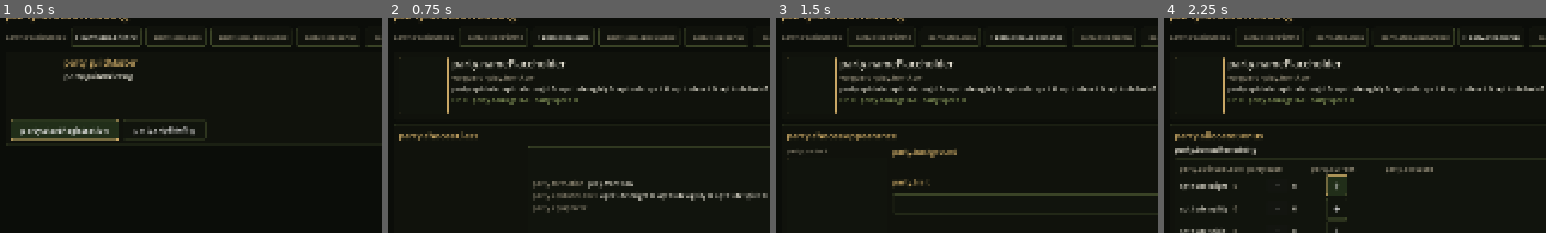
Above: before the commit, frames 1-4 (left to right).
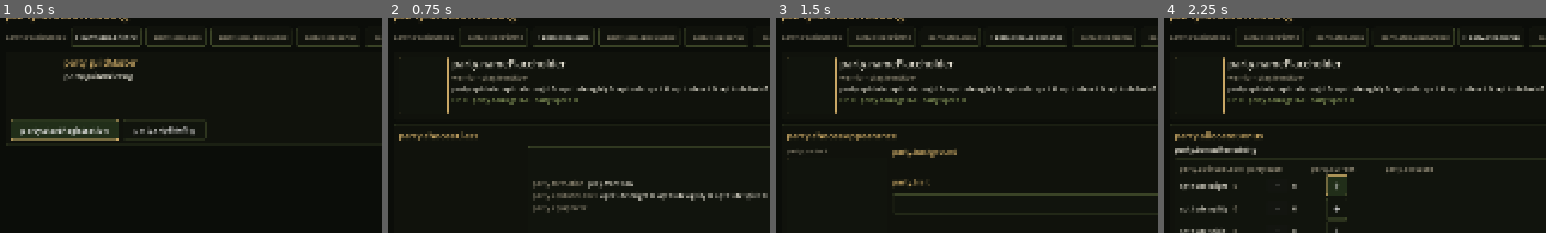
Above: after the commit, the same moments.

Repository: kino-6/black-stela
Game: Godot game, scene res://scenes/guild.tscn
Same seed, same stepped clock (60 frames per second), same inputs: the game is played once before the commit and once after it. This scene is started directly instead of the project's main scene.
Inputs:
- Up to frame 1 (0.5 s): no input
- Up to frame 2 (0.75 s): click "party.startRegistration" at 0.5 s
- Up to frame 3 (1.5 s): click "party.next" at 1.25 s
- Up to frame 4 (2.25 s): click "party.next" at 2 s
The pictures show only the part of the screen within x 0-50%, y 4-54%; the shares and areas given below are measured in that part.

Frame 1 is identical in both runs. In frame 2, 0.3% of the frame differs, in the area x 17-38%, y 26-30%; in frame 3, 0.3%; in frame 4, 0.3%.

Commit message:
feat(classes): §8.3 — the consolidation lands, green on both runtimes
Twelve labels are eight classes: 戦士 / 盾騎士 / 剣客 / 盗賊 / 癒し手 / 祈祷師 / 灰術師 / 秘術師 (§4). Each
keeps the numbers of the line it grew from, so the roster changed without the game being re-balanced.

- Old ids are RESOLVED, never rewritten in stored data (`src/domain/classIds.ts`, a leaf so nothing
  cycles). Saves, world content and traces still name 先鋒 and 斥候 and keep working; a character stored
  as a 斥候 is read with the Thief's contract and their record is left exactly as written.
- THE THREE LAYERS (§6): `startingDiscipline` is permanent. A vocation change used to overwrite the class
  outright, so an adventurer's origin was simply lost.
- RECLASS NO LONGER CONFISCATES GEAR — it stripped everything the new class could not wear, the exact
  punishment §2.8 forbids. What may be equipped FRESH is still checked at the shop and the party menu.
- Equipment permission resolves both sides, or every authored `allowedClasses` list would have refused
  every adventurer alive. Same for import policies and vocation prerequisites.

Ported in the same slice, because the golden traces compare byte-for-byte and TS must not tell a
different story than the runtime for even one commit: `character_creation.gd` (id resolution, permanent
discipline, gear kept), `economy.gd` (resolved permission), and the portrait fallbacks, which collapsed
every class onto three masters by name.

INTERIM, flagged as such: each world's advanced vocations required mastering a PAIR of old classes, and
several pairs collapse to one class under the mapping. They are re-paired with an adjacent discipline so
the graph is legal and the gates run — the user is redesigning advanced vocations, so this is scaffolding,
not a design. The proposal considered (re-pair vs. single-discipline + level floor) is recorded in the
handoff rather than baked in.

Also authored deliberately rather than renamed: the five starter templates are legal 3+3 formations again
(the merge moved two back-row classes onto the front-line Thief), and the suggestion helper offers whom
the guild master would reach for — never a coverage score shown to the player (§2.6).

515 unit green, tsc clean, exports re-run. Godot: parity 33/33, flow, character-creation 6/6, save,
assets, town / guild / front controller gates all PASS. UX parity unchanged at 26/27.

NOT DONE: §8.4 content and balance (item alternatives, technique families, the varied-party simulation)
and the rest of §8.5. The adventurer art masters still ship under the twelve old names — re-cutting them
is Codex's art task, and the portrait fallback that collapses eight classes onto three faces stays until
then.

Co-Authored-By: Claude Opus 4.8 <noreply@anthropic.com>

Diff:
--- a/godot/scripts/combat.gd
+++ b/godot/scripts/combat.gd
@@ -811,11 +811,12 @@
 	return "?"
 
 func _portrait_class(member: Dictionary) -> String:
-	var cls: String = member.get("classId", "vanguard")
-	# The slice ships three base portraits; map anything else to the nearest archetype.
-	if cls in ["vanguard", "mender", "arcanist"]:
-		return cls
-	if cls in ["occultist", "sage", "cleric"]:
+	var cls: String = member.get("classId", "warrior")
+	# The slice ships three master portraits; map the eight classes onto the nearest archetype until
+	# per-class art is cut (class-system.md §8.5). Legacy ids resolve too, so an older save still has a face.
+	if cls in ["priest", "mender"]:
+		return "mender"
+	if cls in ["mage", "occultist", "chanter", "arcanist", "wayfinder", "sage", "cleric"]:
 		return "arcanist"
 	return "vanguard"
 
--- a/godot/scripts/dungeon.gd
+++ b/godot/scripts/dungeon.gd
@@ -542,13 +542,13 @@
 	return bar
 
 func _portrait_class(member: Dictionary) -> String:
-	var cls: String = member.get("classId", "vanguard")
-	if cls in ["vanguard", "mender", "arcanist"]:
-		return cls
-	if cls in ["occultist", "sage", "cleric", "chanter", "wayfinder"]:
+	var cls: String = member.get("classId", "warrior")
+	# The slice ships three master portraits; map the eight classes onto the nearest archetype until
+	# per-class art is cut (class-system.md §8.5). Legacy ids resolve too, so an older save still has a face.
+	if cls in ["priest", "mender"]:
+		return "mender"
+	if cls in ["mage", "occultist", "chanter", "arcanist", "wayfinder", "sage", "cleric"]:
 		return "arcanist"
-	if cls in ["seeker", "scout", "cutpurse", "duelist"]:
-		return "mender"
 	return "vanguard"
 
 func _rebuild_dock() -> void:
--- a/godot/scripts/guild.gd
+++ b/godot/scripts/guild.gd
@@ -599,7 +599,7 @@
 func _build_character() -> Dictionary:
 	var character: Dictionary = CharacterCreation.create({
 		"name": _display_name(),
-		"classId": String(_draft.get("classId", "vanguard")),
+		"classId": String(_draft.get("classId", "warrior")),
 		"backgroundId": String(_draft.get("backgroundId", "watch")),
 		"traitIds": [String(_draft.get("traitId", "steady"))],
 		"bonusAptitude": _draft.get("bonusAptitude", {}),
--- a/godot/scripts/guild_draft.gd
+++ b/godot/scripts/guild_draft.gd
@@ -29,7 +29,7 @@
 		"name": "",
 		"title": "",
 		"notes": "",
-		"classId": "vanguard",
+		"classId": "warrior",
 		"backgroundId": "watch",
 		"traitId": "steady",
 		"bonusPool": roll_bonus_pool(seed),
--- a/godot/scripts/rules/character_creation.gd
+++ b/godot/scripts/rules/character_creation.gd
@@ -10,10 +10,22 @@
 
 const APTITUDE_KEYS := ["might", "agility", "spirit", "wit", "luck"]
 
+## Port of classIds.resolveClassId — the mapping rides in the exported data so there is ONE table.
+static func resolve_class_id(id: Variant, data: Dictionary) -> String:
+	var wanted := String(id) if typeof(id) == TYPE_STRING else ""
+	for cls in data.get("classes", []):
+		if String(cls.get("id", "")) == wanted:
+			return wanted
+	var mapping: Dictionary = data.get("legacyClassMapping", {})
+	return String(mapping.get(wanted, "warrior"))
+
 static func create(input: Dictionary, data: Dictionary) -> Dictionary:
-	var class_def := _find(data.get("classes", []), input.get("classId", "vanguard"))
+	# A stored id may be a LEGACY one (the twelve → eight consolidation). Resolve it exactly as the oracle
+	# does — an unresolved id used to fall through to an empty class and mint a character made of zeros.
+	var class_id := resolve_class_id(input.get("classId", "warrior"), data)
+	var class_def := _find(data.get("classes", []), class_id)
 	if class_def.is_empty():
-		class_def = _find(data.get("classes", []), "vanguard")
+		class_def = _find(data.get("classes", []), "warrior")
 	var background := _find(data.get("backgrounds", []), input.get("backgroundId", "watch"))
 	if background.is_empty():
 		background = _find(data.get("backgrounds", []), "watch")
@@ -30,7 +42,7 @@
 
 	var aptitude := _build_aptitude(class_def, input.get("aptitudeFocus", "balanced"), background, traits, input.get("bonusAptitude", {}), data.get("defaultAptitude", {}))
 	var stats := _derive_stats(class_def, aptitude)
-	var mp := _base_max_mp(input.get("classId", "vanguard"), aptitude, data.get("mpModeByClass", {}))
+	var mp := _base_max_mp(class_id, aptitude, data.get("mpModeByClass", {}))
 
 	# equipment is an ORDERED array of {slot, id} (class-insertion order) so startingEquipment matches TS.
 	var loadout: Array = class_def.get("equipment", [])
@@ -48,9 +60,10 @@
 	return {
 		"id": input.get("id", ""),
 		"name": String(input.get("name", "")).strip_edges(),
-		"classId": class_def.get("id", "vanguard"),
+		"classId": class_def.get("id", "warrior"),
 		"roleTags": class_def.get("roleTags", []),
 		"rowPreference": class_def.get("rowPreference", "front"),
+		"startingDiscipline": class_def.get("id", "warrior"),
 		"backgroundId": background.get("id", "watch"),
 		"aptitude": aptitude,
 		"traitIds": trait_ids,
@@ -168,14 +181,10 @@
 
 	var releveled: Dictionary = Leveling.apply_level_ups(base)["character"]
 
-	var equipment := {}
-	for slot in (releveled.get("equipment", {}) as Dictionary):
-		var equipped: Variant = releveled["equipment"][slot]
-		if typeof(equipped) != TYPE_DICTIONARY:
-			continue
-		var equip: Variant = Economy.find_equipment(world, equipped.get("id", ""))
-		if typeof(equip) == TYPE_DICTIONARY and Economy.is_equipment_usable_by(equip, releveled):
-			equipment[slot] = equipped
+	# GEAR IS KEPT (class-system.md §2.8, §6): a change of vocation must not force off equipment the
+	# adventurer was already legitimately using. What may be equipped FRESH is still checked at the shop
+	# and the party menu.
+	var equipment: Dictionary = (releveled.get("equipment", {}) as Dictionary).duplicate(true)
 
 	var result: Dictionary = releveled.duplicate(true)
 	result["hp"] = int(releveled.get("maxHp", 0))
@@ -195,11 +204,17 @@
 	var identity: Dictionary = portable.get("identity", {})
 	var adjustments := []
 
-	var class_id := String(build.get("classId", "vanguard"))
+	# A vault adventurer may carry a legacy id, and a scenario policy may list legacy ids: both sides are
+	# RESOLVED before comparing, so an old 斥候 counts as the 盗賊 a policy allows.
+	var class_id := resolve_class_id(build.get("classId", "warrior"), engine)
 	var allowed: Variant = policy.get("allowedClasses", null)
-	if typeof(allowed) == TYPE_ARRAY and not (allowed as Array).is_empty() and not (allowed as Array).has(class_id):
-		class_id = String((allowed as Array)[0])
-		adjustments.append("class_remapped")
+	if typeof(allowed) == TYPE_ARRAY and not (allowed as Array).is_empty():
+		var resolved_allowed := []
+		for entry in allowed:
+			resolved_allowed.append(resolve_class_id(entry, engine))
+		if not resolved_allowed.has(class_id):
+			class_id = String(resolved_allowed[0])
+			adjustments.append("class_remapped")
 
 	var level := maxi(1, int(progress.get("level", 1)))
 	if policy.get("levelCap", null) != null and level > int(policy["levelCap"]):
--- a/godot/scripts/rules/economy.gd
+++ b/godot/scripts/rules/economy.gd
@@ -1,4 +1,12 @@
 extends RefCounted
+
+# The twelve → eight consolidation, mirrored for the case where no engine data is threaded through.
+# The exported `legacyClassMapping` (engine-data.json) is authoritative when present.
+const LEGACY_CLASS_MAPPING := {
+	"vanguard": "warrior", "sellsword": "warrior", "bulwark": "knight", "duelist": "swordmaster",
+	"seeker": "thief", "scout": "thief", "cutpurse": "thief", "mender": "priest",
+	"chanter": "chanter", "occultist": "occultist", "arcanist": "mage", "wayfinder": "thief"
+}
 ## GDScript port of the town economy (src/domain/economy.ts + commands/economyCommands.ts): buy / sell /
 ## equip / discard, plus the inventory + equipment helpers they share. State-hash parity requires the
 ## built item dict to carry EXACTLY the fields TS emits — undefined catalog fields are omitted in JSON,
@@ -37,11 +45,19 @@
 	var eq: Variant = find_equipment(world, id)
 	return eq.get("slot", null) if typeof(eq) == TYPE_DICTIONARY else null
 
-static func is_equipment_usable_by(equipment: Dictionary, character: Dictionary) -> bool:
+## Authored `allowedClasses` still name the pre-consolidation ids (docs/design/class-system.md §8.3), so
+## both sides are RESOLVED before comparing: a 戦士 may wear what the list gave to 先鋒 and 傭兵. Without
+## this every authored restriction silently refuses every adventurer.
+static func is_equipment_usable_by(equipment: Dictionary, character: Dictionary, engine: Dictionary = {}) -> bool:
 	var allowed: Variant = equipment.get("allowedClasses", null)
 	if typeof(allowed) != TYPE_ARRAY or (allowed as Array).is_empty():
 		return true
-	return allowed.has(character.get("classId", ""))
+	var mapping: Dictionary = engine.get("legacyClassMapping", LEGACY_CLASS_MAPPING)
+	var wanted := String(mapping.get(String(character.get("classId", "")), String(character.get("classId", ""))))
+	for entry in allowed:
+		if String(mapping.get(String(entry), String(entry))) == wanted:
+			return true
+	return false
 
 static func create_inventory_item(world: Dictionary, item_id: String, quantity: int) -> Variant:
 	var it: Variant = find_catalog_item(world, item_id)
--- a/godot/tests/verify_guild_controller.gd
+++ b/godot/tests/verify_guild_controller.gd
@@ -107,7 +107,7 @@
 		print("[guild-controller] the cursor stayed on the 気質 just chosen")
 
 	# 4. The whole flow mints the adventurer the player built.
-	guild.call("_select_class", "mender")
+	guild.call("_select_class", "priest")
 	await process_frame
 	guild.call("_select_background", "apothecary")
 	await process_frame
@@ -129,7 +129,7 @@
 		_fail("register: party holds %d member(s), expected 1" % party.size())
 	else:
 		var member: Dictionary = party[0]
-		if String(member.get("classId", "")) != "mender":
+		if String(member.get("classId", "")) != "priest":
 			_fail("register: the recruit is a %s, not the 癒し手 that was chosen" % member.get("classId", ""))
 		if String(member.get("backgroundId", "")) != "apothecary":
 			_fail("register: the chosen 来歴 was dropped (%s)" % member.get("backgroundId", ""))
Not shown, changed: content/worlds/default/vocations.md
Not shown, changed: content/worlds/verdant/vocations.md
Not shown, changed: scripts/export-character-data.ts
Not shown, changed: scripts/export-engine-data.ts
Not shown, changed: src/domain/characterCreation.ts
Not shown, changed: src/domain/economy.ts
Not shown, changed: src/tools/traceExport.ts
Not shown, changed: tests/artAssets.test.ts
Not shown, changed: tests/characterCreation.test.ts
Not shown, changed: tests/martialSkills.test.ts
Not shown, changed: tests/reclass.test.ts
Not shown, changed: tests/spells.test.ts
(and 1 more such lines)
